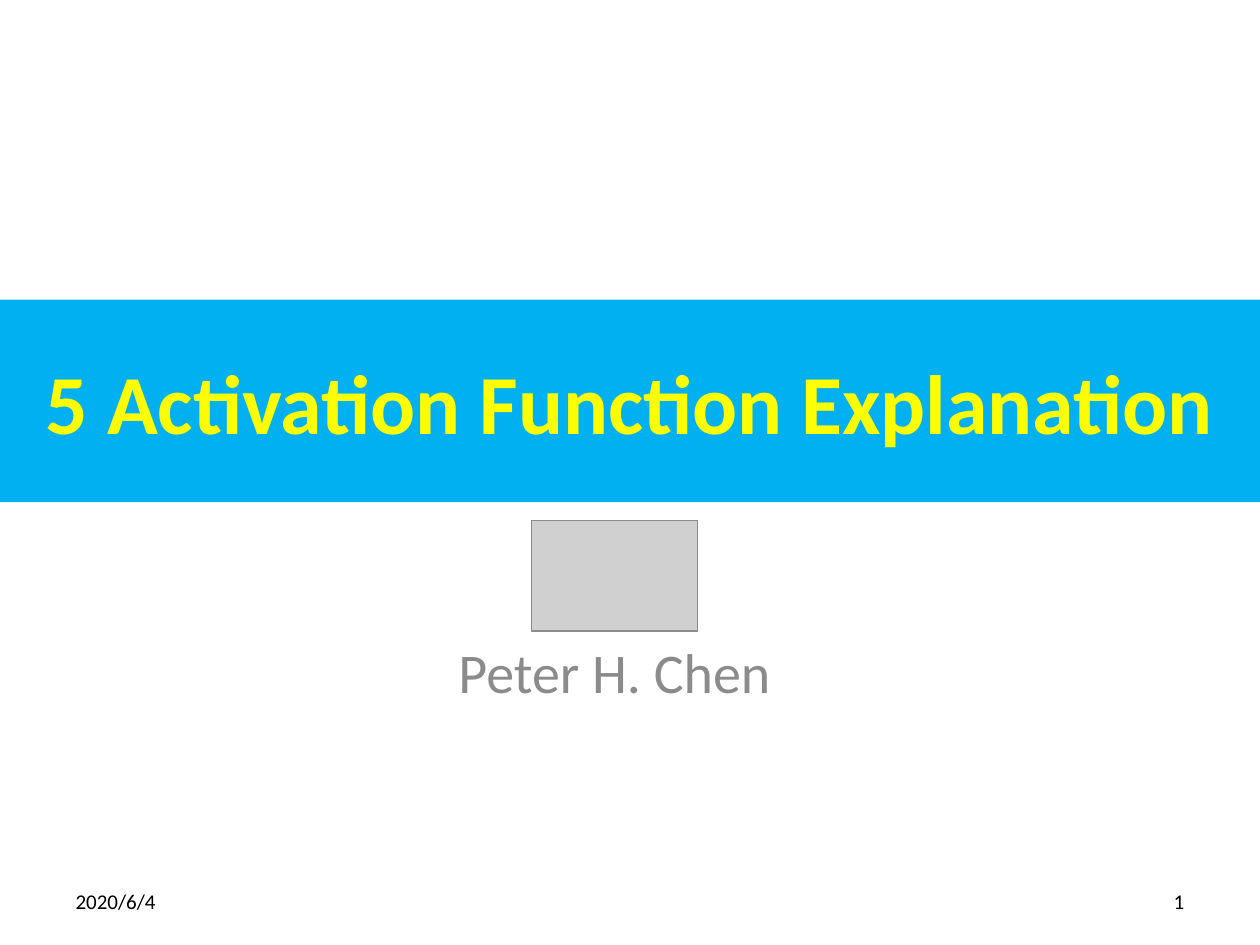
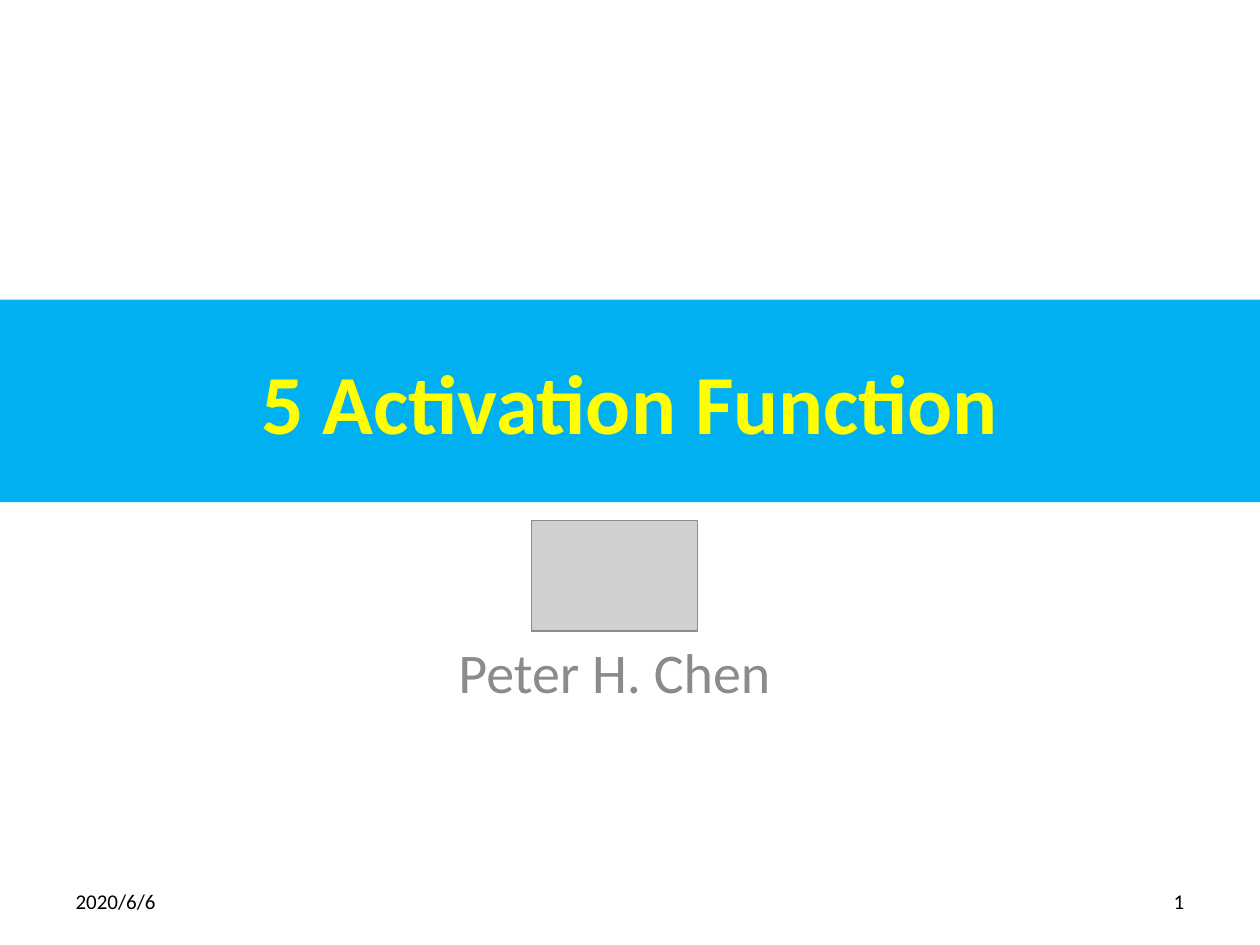
Before and after one commit to peterhchen/850_DeepLearningFundamental, a slide deck: slide 1 of 05_ActivationFunction.pptx. Drawn at 1260x945 pixels with LibreOffice and Linux fonts; fonts in the diff are those of the drawing; grey boxes stand for pictures. Boxes give left, top, right and bottom in pixels: in the first picture for what was removed or moved away, otherwise in the second. Text is boxed around its words. In the diff, an @@ line names an element or a change of style, - is before the commit and + after.

```diff
--- a/05_ActivationFunction.pptx
+++ b/05_ActivationFunction.pptx
@@ title at <box>261,375,998,435</box>: text changed @@
-5 Activation Function Explanation
+5 Activation Function
@@ text at <box>76,894,156,910</box>: text changed @@
-2020/6/4
+2020/6/6
```
Also in this commit, not shown: 11 other slides changed, 1 slide added, 3 other files.
